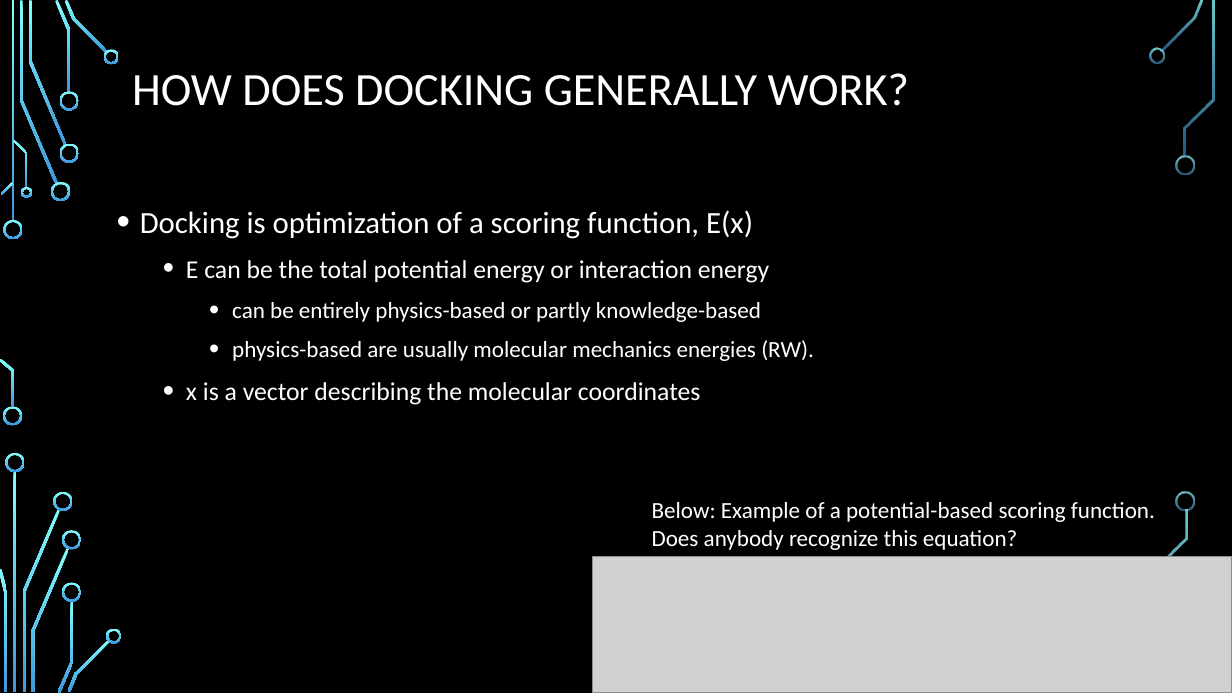
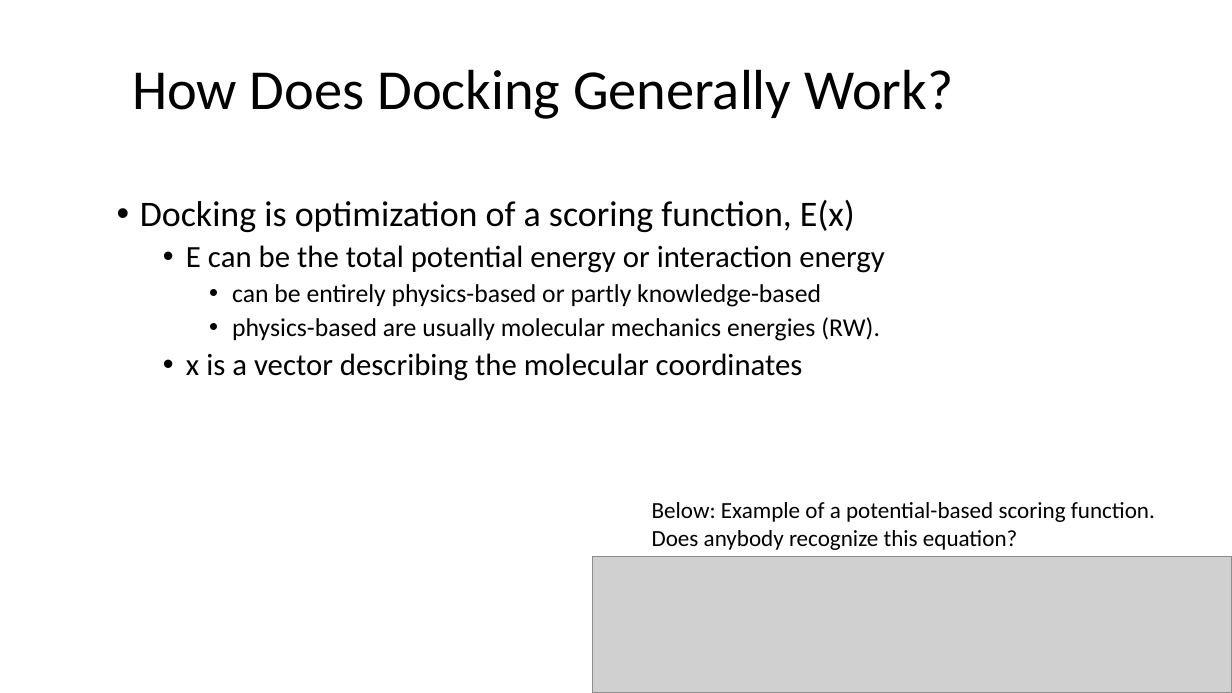
Before and after one commit to CCBatIIT/modelingworkshop, a slide deck: slide 4 of slides/2-2-molecular_docking.pptx. Drawn at 1232x693 pixels with LibreOffice and Linux fonts; fonts in the diff are those of the drawing; grey boxes stand for pictures; background and template pictures are left out. Boxes give left, top, right and bottom in pixels: in the first picture for what was removed or moved away, otherwise in the second. Text is boxed around its words. In the diff, an @@ line names an element or a change of style, - is before the commit and + after.

```diff
--- a/slides/2-2-molecular_docking.pptx
+++ b/slides/2-2-molecular_docking.pptx
@@ background picture (left out) to #FFFFFF @@
@@ title at (132, 69, 953, 119): text changed; size 36 to 44 pt; text colour #FFFFFF to #000000 @@
-HOW DOES DOCKING GENERALLY WORK?
+How Does Docking Generally Work?
@@ text "Docking is optimization of a ..." at (140, 200, 885, 381): size 24 to 28 pt in "Docking is optimization of a scoring function, ..."; text colour #FFFFFF to #000000; size 20 to 24 pt in "E can be the total potential energy ...", "x is a vector describing the molecular ..."; size 18 to 20 pt in "can be entirely physics-based or partly knowledge-based", "physics-based are usually molecular mechanics energies (RW)."; line spacing 1.2 to 0.9 @@
@@ text "Below: Example of a potential-based ..." at (652, 502, 1155, 550): text colour #FFFFFF to #000000 @@
@@ group removed at (0, 0, 1214, 693): 30 freeform shapes, 2 rectangles @@
```
Also in this commit, not shown: 16 other slides changed, 9 other files.
